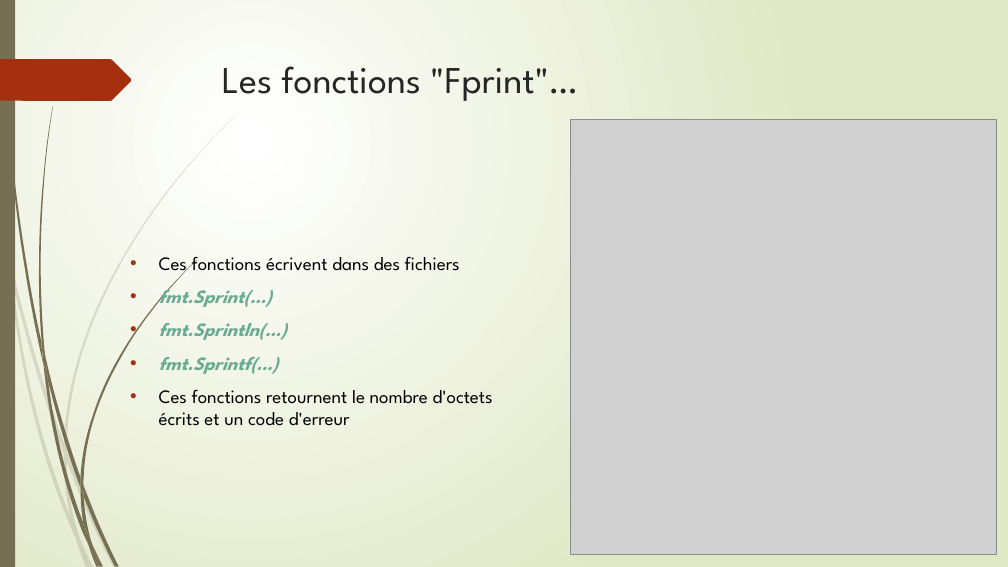
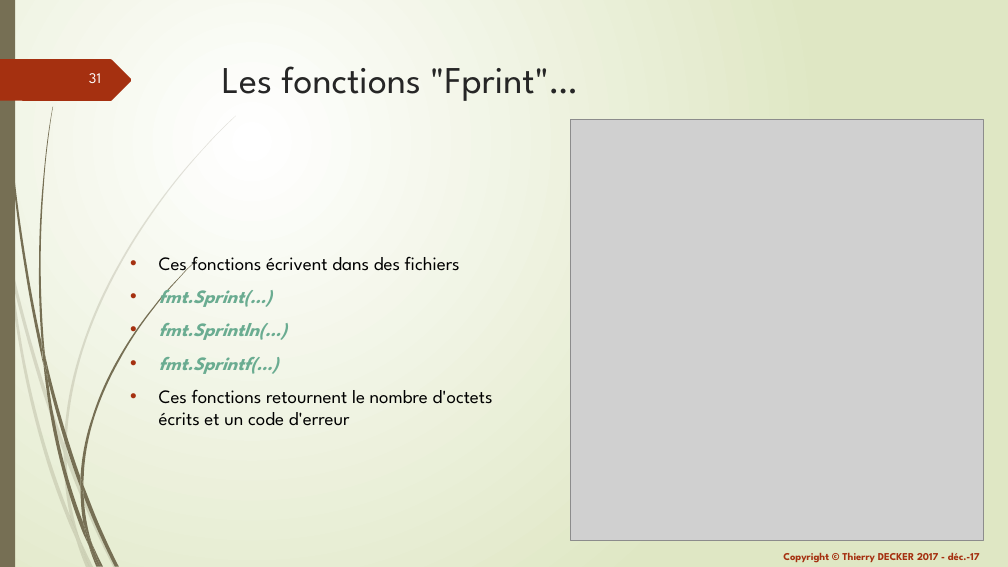
Before and after one commit to thierrydecker/learning-go, a slide deck: slide 31 of documentations/learning-go.pptx. Drawn at 1008x567 pixels with LibreOffice and Linux fonts; fonts in the diff are those of the drawing; grey boxes stand for pictures. Boxes give left, top, right and bottom in pixels: in the first picture for what was removed or moved away, otherwise in the second. Text is boxed around its words. In the diff, an @@ line names an element or a change of style, - is before the commit and + after.

```diff
--- a/documentations/learning-go.pptx
+++ b/documentations/learning-go.pptx
@@ page number added at (x1=89, y1=73, x2=101, y2=83), 14 pt, text #FFFFFF @@
+31
@@ picture resized from (x1=570, y1=119, x2=997, y2=554) to (x1=570, y1=119, x2=984, y2=541) @@
@@ text added at (x1=783, y1=553, x2=980, y2=563), 10 pt, text #A53010, bold @@
+Copyright © Thierry DECKER 2017 - déc.-17
```
Also in this commit, not shown: 32 other slides changed, 1 other file.
